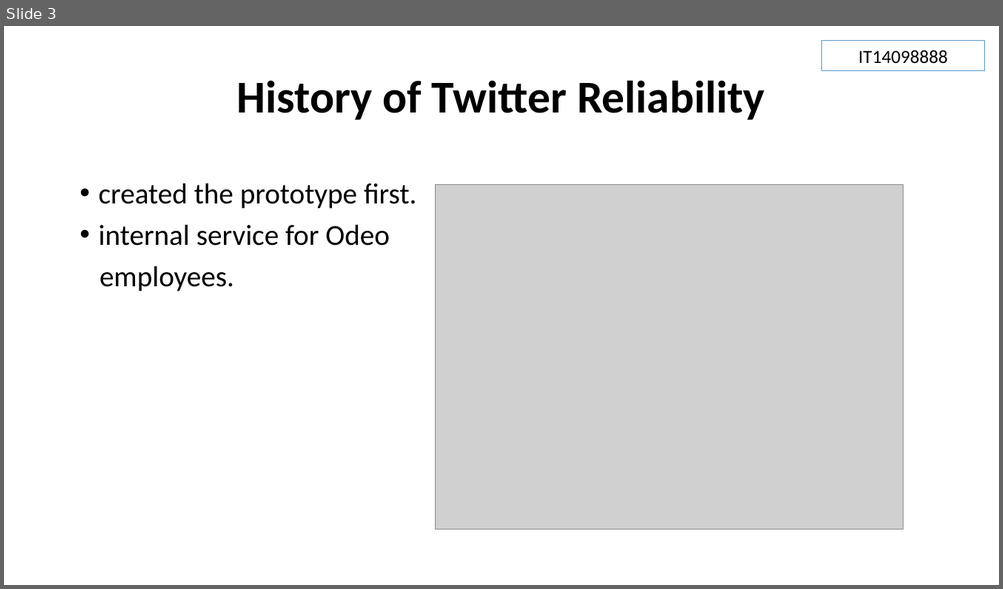
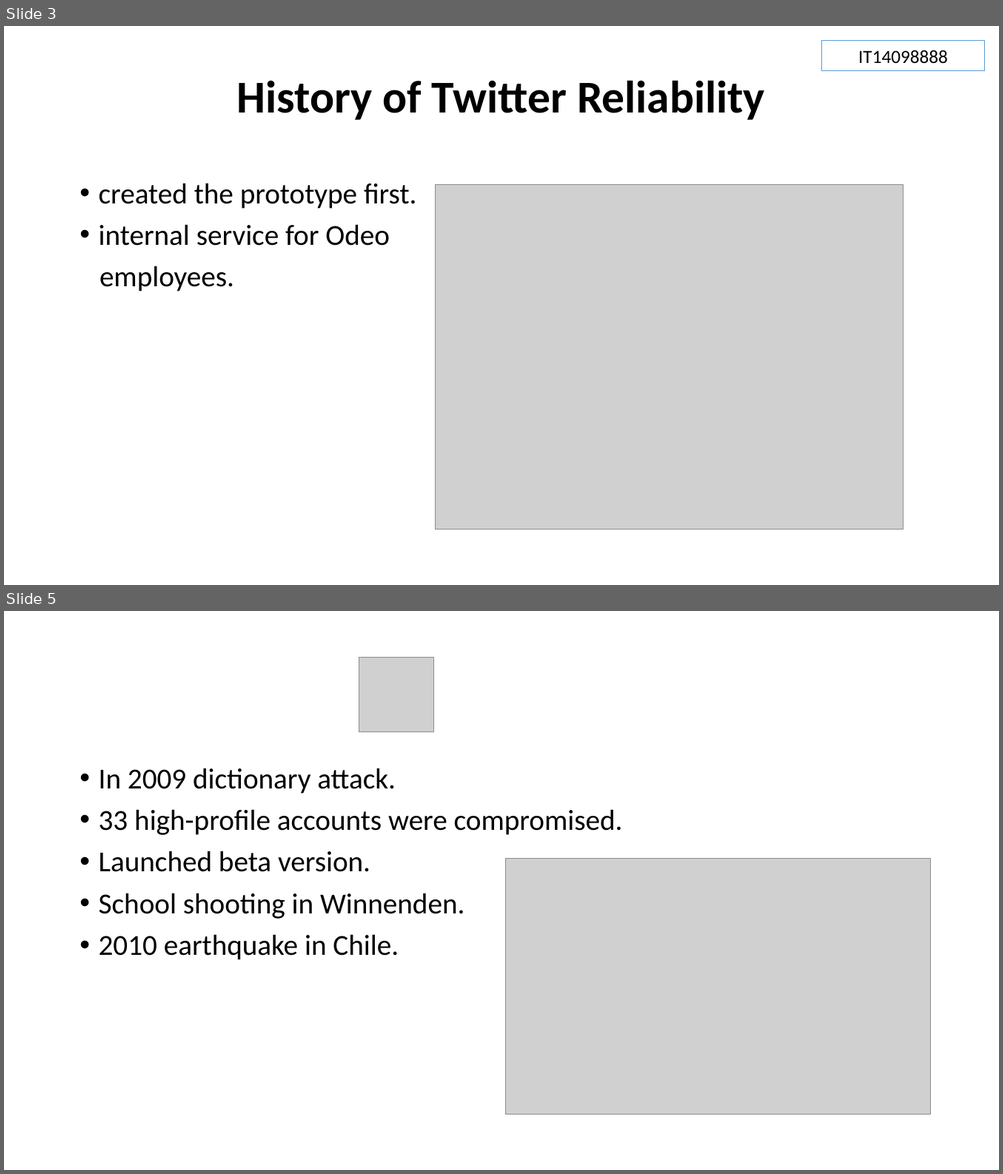
Before and after one commit to Sajith16/SACaseStudy, a slide deck: DSN-QRL-GR2.pptx. Shown one above the other, each under a label of ours: slide 3 before the commit, slides 3 and 5 after it; the slides between them are not shown. The pictures are 1003x589 and 1003x1174 pixels, drawn with LibreOffice and Linux fonts; fonts in the diff are those of the drawing; grey boxes stand for pictures. Boxes give left, top, right and bottom in pixels: in the first picture for what was removed or moved away, otherwise in the second. Text is boxed around its words. In the diff, an @@ line names an element or a change of style, - is before the commit and + after.

```diff
--- a/DSN-QRL-GR2.pptx
+++ b/DSN-QRL-GR2.pptx
@@ slide 5 added at bbox=[4, 611, 999, 1170], background #FFFFFF @@
@@ picture added at bbox=[359, 658, 434, 732] @@
@@ text added at bbox=[99, 768, 623, 960], 28 pt, text #000000 @@
+• In 2009 dictionary attack.
+• 33 high-profile accounts were compromised.
+• Launched beta version.
+• School shooting in Winnenden.
+• 2010 earthquake in Chile.
@@ picture added at bbox=[506, 859, 930, 1116] @@
```
Also in this commit, not shown: 1 slide changed.
